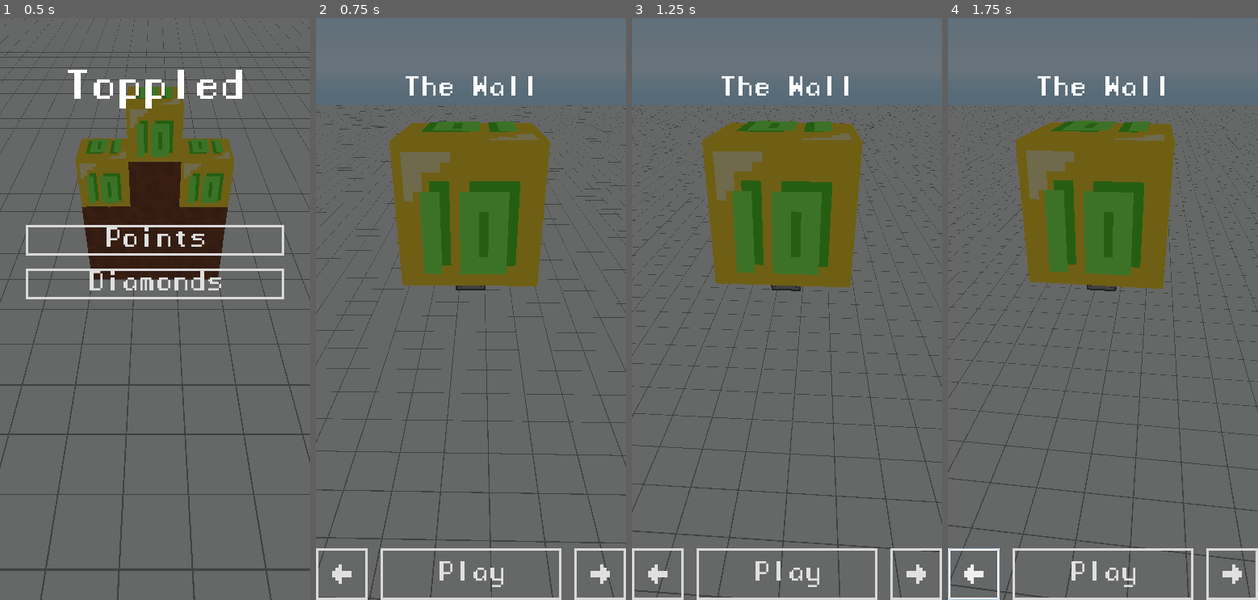
Above: before the commit, frames 1-4 (left to right).
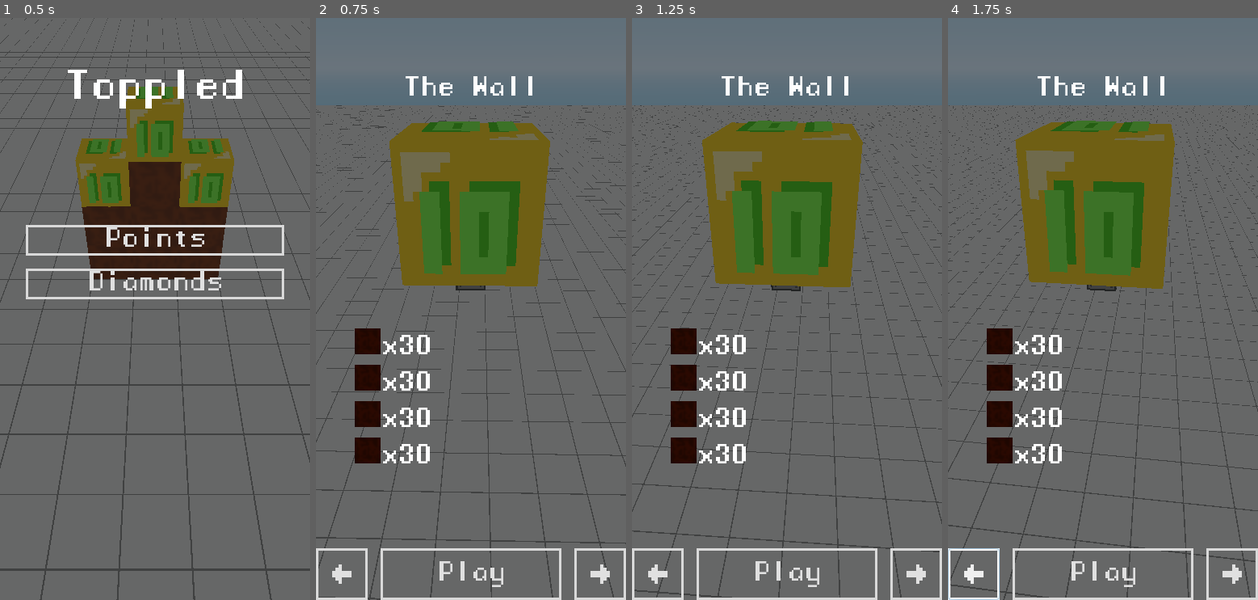
Above: after the commit, the same moments.

Repository: devinarena/Toppled
Game: Godot game, scene res://scenes/MainMenu.tscn
Two runs of this game, one before a commit and one after it. Both use one fixed random seed, a clock stepped at 60 frames per second and the inputs below.
Inputs:
- Up to frame 1 (0.5 s): no input
- Up to frame 2 (0.75 s): click "Points" at 0.5 s
- Up to frame 3 (1.25 s): no input
- Up to frame 4 (1.75 s): click "<" at 1.25 s

Frame 1 is identical in both runs. In frame 2, 2.3% of the frame differs, in the area x 12-37%, y 53-77%; in frame 3, 2.3%; in frame 4, 2.3%.

Commit message:
level selection screen

Diff:
--- a/scenes/PointsLevelMenu.tscn
+++ b/scenes/PointsLevelMenu.tscn
@@ -53,7 +53,7 @@
 margin_top = -3.8147e-06
 custom_colors/font_color = Color( 1, 1, 1, 1 )
 custom_fonts/font = ExtResource( 7 )
-text = "Toppled"
+text = "Level Name"
 align = 1
 valign = 1
 autowrap = true
@@ -61,6 +61,58 @@
 __meta__ = {
 "_edit_use_anchors_": true
 }
+
+[node name="LevelStats" type="VBoxContainer" parent="Control"]
+anchor_left = 0.125
+anchor_top = 0.533333
+anchor_right = 0.875
+anchor_bottom = 0.866667
+__meta__ = {
+"_edit_use_anchors_": true
+}
+
+[node name="TotalBlocks" type="RichTextLabel" parent="Control/LevelStats"]
+margin_right = 288.0
+margin_bottom = 41.0
+custom_fonts/normal_font = ExtResource( 7 )
+bbcode_enabled = true
+bbcode_text = "[img=32x32]res://assets/blocks/normal.png[/img]x30"
+text = "x30"
+fit_content_height = true
+scroll_active = false
+
+[node name="TotalPointBlocks" type="RichTextLabel" parent="Control/LevelStats"]
+margin_top = 45.0
+margin_right = 288.0
+margin_bottom = 86.0
+custom_fonts/normal_font = ExtResource( 7 )
+bbcode_enabled = true
+bbcode_text = "[img=32x32]res://assets/blocks/normal.png[/img]x30"
+text = "x30"
+fit_content_height = true
+scroll_active = false
+
+[node name="BlockMass" type="RichTextLabel" parent="Control/LevelStats"]
+margin_top = 90.0
+margin_right = 288.0
+margin_bottom = 131.0
+custom_fonts/normal_font = ExtResource( 7 )
+bbcode_enabled = true
+bbcode_text = "[img=32x32]res://assets/blocks/normal.png[/img]x30"
+text = "x30"
+fit_content_height = true
+scroll_active = false
+
+[node name="ToolUses" type="RichTextLabel" parent="Control/LevelStats"]
+margin_top = 135.0
+margin_right = 288.0
+margin_bottom = 176.0
+custom_fonts/normal_font = ExtResource( 7 )
+bbcode_enabled = true
+bbcode_text = "[img=32x32]res://assets/blocks/normal.png[/img]x30"
+text = "x30"
+fit_content_height = true
+scroll_active = false
 
 [node name="HBoxContainer" type="HBoxContainer" parent="Control"]
 anchor_top = 0.911111
--- a/script/Level.gd
+++ b/script/Level.gd
@@ -68,6 +68,8 @@
 	else:
 		return res.result
 
+var total_blocks = 0
+var total_mass = 0
 
 func load_blocks(data: Dictionary) -> void:
 	for block in data["blocks"]:
@@ -81,6 +83,12 @@
 
 		b.global_transform.origin = Vector3(block.position.x, block.position.y, block.position.z)
 		b.scale(Vector3(block.scale.x, block.scale.y, block.scale.z))
+
+		total_blocks += 1
+		total_mass += b.mass
+
+	print("Total blocks: %s" % total_blocks)
+	print("Total mass: %s" % total_mass)
 
 
 func load_level_data(data: Dictionary) -> void:
--- a/script/PointsLevelMenu.gd
+++ b/script/PointsLevelMenu.gd
@@ -5,6 +5,38 @@
 var level_idx: int = 0
 var levels: Array = []
 var timer: float = 0.0
+
+var level_stats = {
+	"DoubleStack":
+	{
+		"total_blocks": 8,
+		"point_blocks": 2,
+		"block_mass": 144,
+		"tool": {"type": "bowlingball", "quantity": 4}
+	},
+	"Floating":
+	{
+		"total_blocks": 10,
+		"point_blocks": 5,
+		"block_mass": 10,
+		"tool": {"type": "baseball", "quantity": 5}
+	},
+	"Floodgate":
+	{
+		"total_blocks": 11,
+		"point_blocks": 6,
+		"block_mass": 379,
+		"tool": {"type": "baseball", "quantity": 1}
+	},
+	"Insides":
+	{
+		"total_blocks": 125,
+		"point_blocks": 27,
+		"block_mass": 125,
+		"tool": {"type": "bomb", "quantity": 2}
+	},
+}
+
 
 func load_levels() -> void:
 	var dir = Directory.new()
@@ -32,15 +64,40 @@
 
 
 func setup_gui() -> void:
-	$Control/LevelName.text = levels[level_idx][0]
+	var level = levels[level_idx]
+	$Control/LevelName.text = level[0]
+
+	if not level[1] in level_stats:
+		return
+
+	var stats = level_stats[level[1]]
+
+	$Control/LevelStats/TotalBlocks.bbcode_text = (
+		"[img=32x32]res://assets/blocks/normal.png[/img]x%s blocks"
+		% stats.total_blocks
+	)
+	$Control/LevelStats/TotalPointBlocks.bbcode_text = (
+		"[img=32x32]res://assets/blocks/point_base.png[/img]x%s blocks"
+		% stats.point_blocks
+	)
+	$Control/LevelStats/BlockMass.bbcode_text = (
+		"[img=32x32]res://assets/blocks/normal.png[/img]x%s kg"
+		% stats.block_mass
+	)
+	$Control/LevelStats/ToolUses.bbcode_text = (
+		"[img=32x32]%s[/img]x%s uses"
+		% [Tools.TOOLS[stats["tool"].type].icon, stats["tool"].quantity]
+	)
 
 
 func _ready():
 	load_levels()
 	setup_gui()
 
+
 func _process(delta):
 	$CameraAnchor.rotate_y(delta * 0.1)
+
 
 func _on_BackButton_pressed() -> void:
 	if level_idx == 0:
